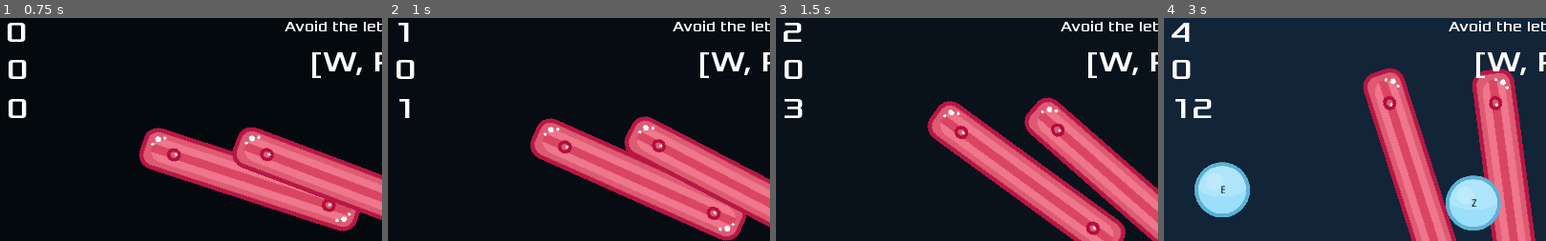
Above: before the commit, frames 1-4 (left to right).
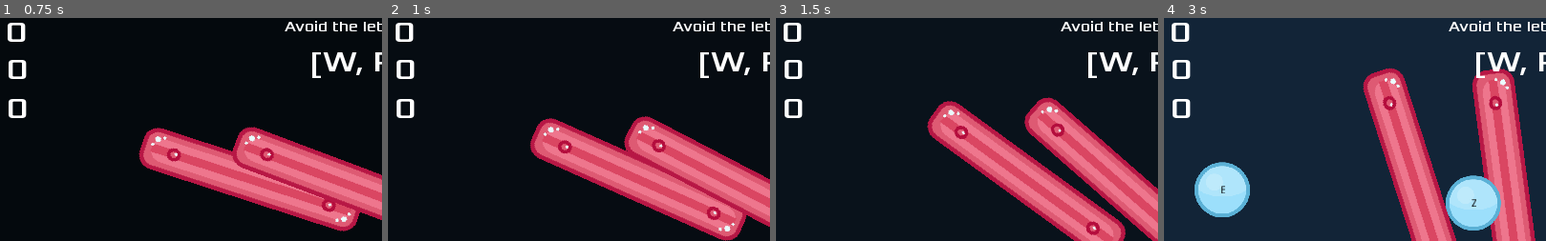
Above: after the commit, the same moments.

Repository: ahungry/games-scratch
Game: Godot game, scene res://Main.tscn
Same seed, same stepped clock (60 frames per second), same inputs: the game is played once before the commit and once after it.
Inputs (mouse positions are % of the whole screen's width and height, from its top left):
- Up to frame 1 (0.75 s): move the mouse to (45, 70) at 0.52 s; press the mouse at (45, 70) at 0.53 s
- Up to frame 2 (1 s): no input
- Up to frame 3 (1.5 s): move the mouse to (80, 65) at 1.27 s; release the mouse at (80, 65) at 1.28 s; click (80, 65) at 1.35 s
- Up to frame 4 (3 s): move the mouse to (20, 35) at 2.02 s; press the mouse at (20, 35) at 2.03 s; move the mouse to (55, 50) at 2.77 s; release the mouse at (55, 50) at 2.78 s; click (55, 50) at 2.85 s
The pictures show only the part of the screen within x 12-62%, y 0-50%; the shares and areas given below are measured in that part.

Frame 1 is identical in both runs. In frame 2, 0.6% of the frame differs, in the area x 2-7%, y 2-45%; in frame 3, 0.3%; in frame 4, 0.8%, in the area x 2-13%, y 2-45%.

Commit message:
switch score timer

Diff:
--- a/falling-balls/Main.tscn
+++ b/falling-balls/Main.tscn
@@ -286,7 +286,7 @@
 [node name="Timer" type="Timer" parent="." index="6"]
 
 process_mode = 1
-wait_time = 0.5
+wait_time = 5.0
 one_shot = false
 autostart = true
 
